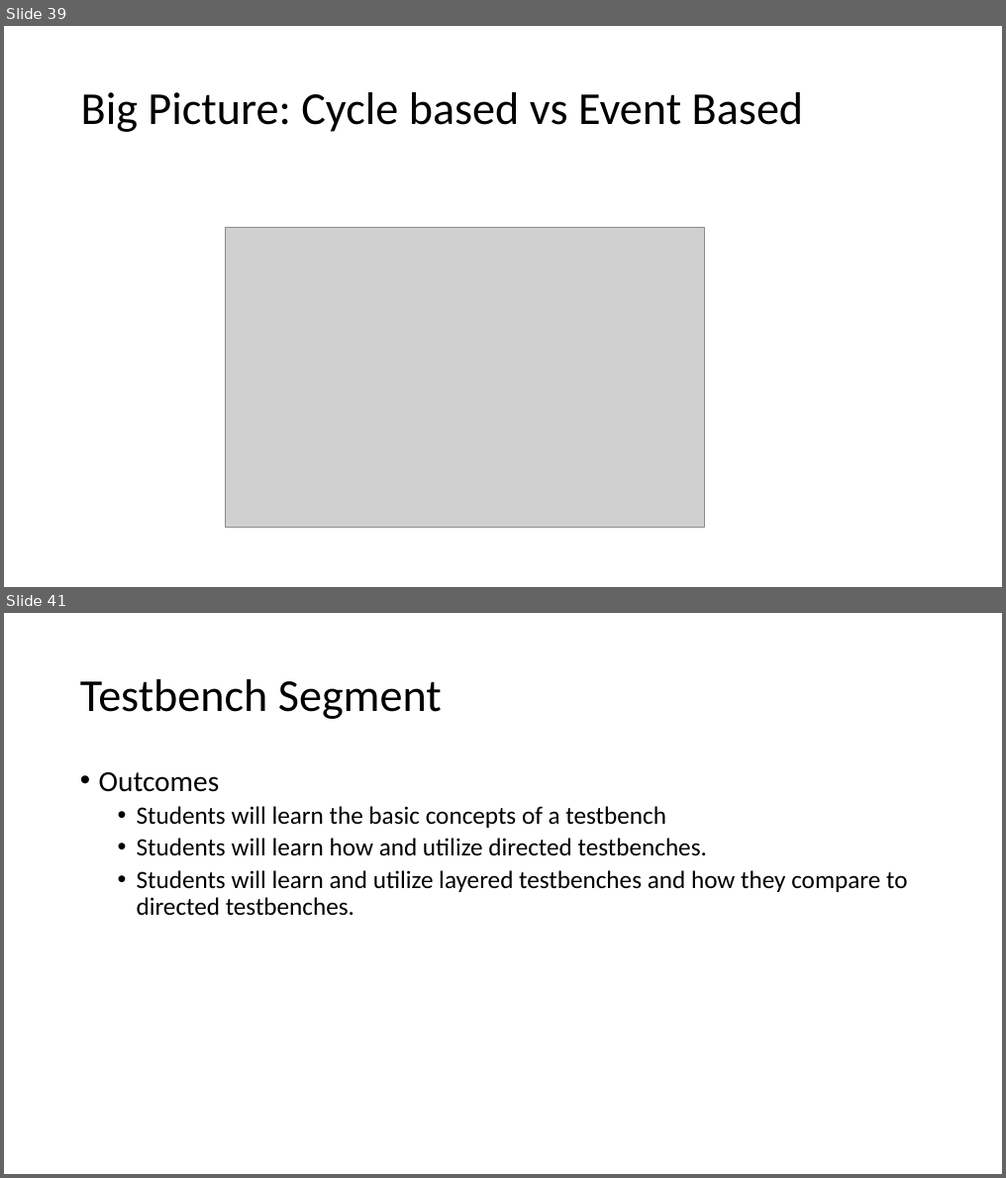
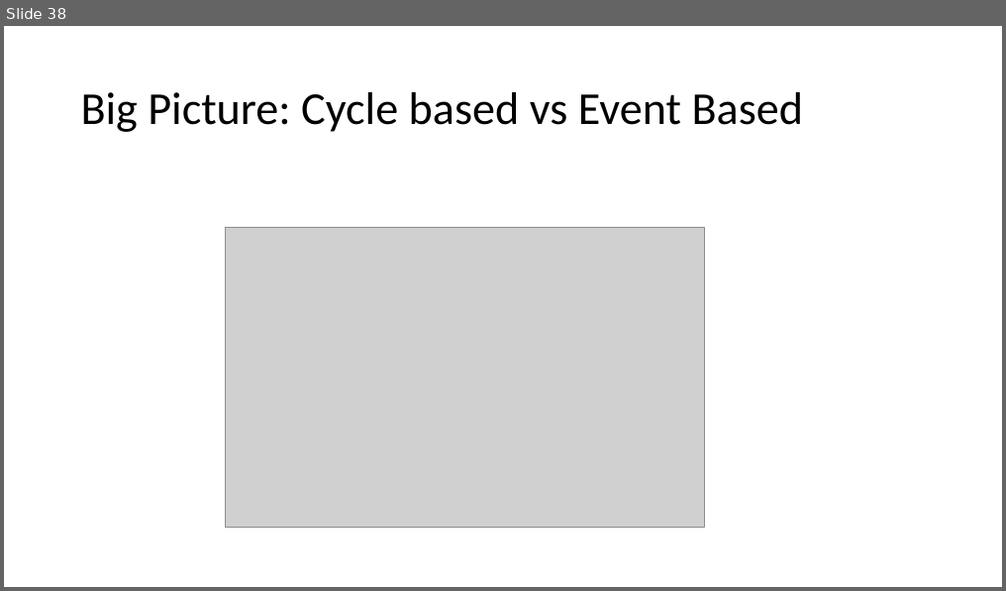
Before and after one commit to isomoye/EEGR471, a slide deck: sections/Segment_3.pptm. Shown one above the other, each under a label of ours: slides 39 and 41 before the commit, slide 38 after it; the slides between them are not shown. The pictures are 1006x1178 and 1006x591 pixels, drawn with LibreOffice and Linux fonts; fonts in the diff are those of the drawing; grey boxes stand for pictures. Boxes give left, top, right and bottom in pixels: in the first picture for what was removed or moved away, otherwise in the second. Text is boxed around its words. In the diff, an @@ line names an element or a change of style, - is before the commit and + after.

```diff
--- a/sections/Segment_3.pptm
+++ b/sections/Segment_3.pptm
@@ slide 41 removed at (4,613,1002,1174), background #FFFFFF @@
@@ title removed at (80,679,442,719) @@
-Testbench Segment
@@ text removed at (99,772,907,916) @@
-• Outcomes
-  • Students will learn the basic concepts of a testbench
-  • Students will learn how and utilize directed testbenches.
-  • Students will learn and utilize layered testbenches and how they compare to directed testbenches.
@@ what was slide 39 is now slide 38 @@
```
Also in this commit, not shown: 8 slides changed, 113 other slides removed, 19 other files.
